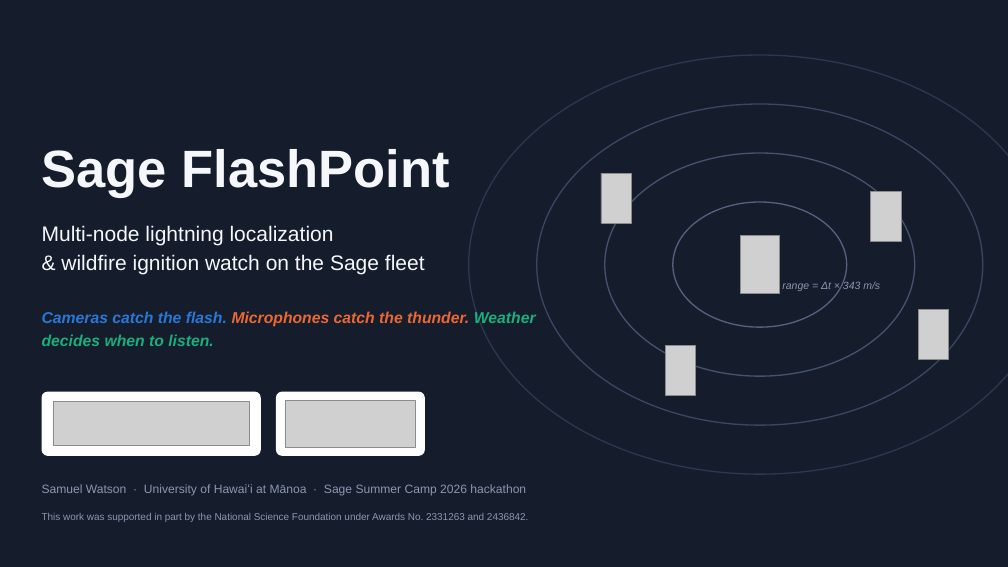
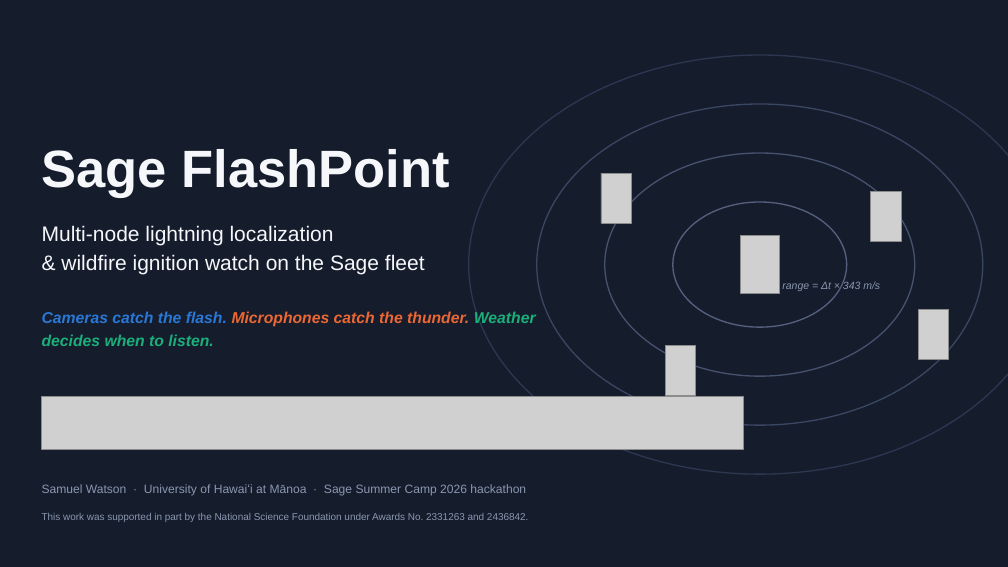
Before and after one commit to scwatson4/sage-summer-camp-2026, a slide deck: slide 1 of flashpoint/deck/FlashPoint-Camp-Results.pptx. Drawn at 1008x567 pixels with LibreOffice and Linux fonts; fonts in the diff are those of the drawing; grey boxes stand for pictures. Boxes give left, top, right and bottom in pixels: in the first picture for what was removed or moved away, otherwise in the second. Text is boxed around its words. In the diff, an @@ line names an element or a change of style, - is before the commit and + after.

```diff
--- a/flashpoint/deck/FlashPoint-Camp-Results.pptx
+++ b/flashpoint/deck/FlashPoint-Camp-Results.pptx
@@ rounded rectangle removed at [42, 392, 261, 456] @@
@@ picture added at [42, 396, 743, 449] @@
@@ picture removed at [53, 402, 250, 445] @@
@@ rounded rectangle removed at [276, 392, 425, 456] @@
@@ picture removed at [285, 401, 416, 448] @@
```
Also in this commit, not shown: 2 other files.
